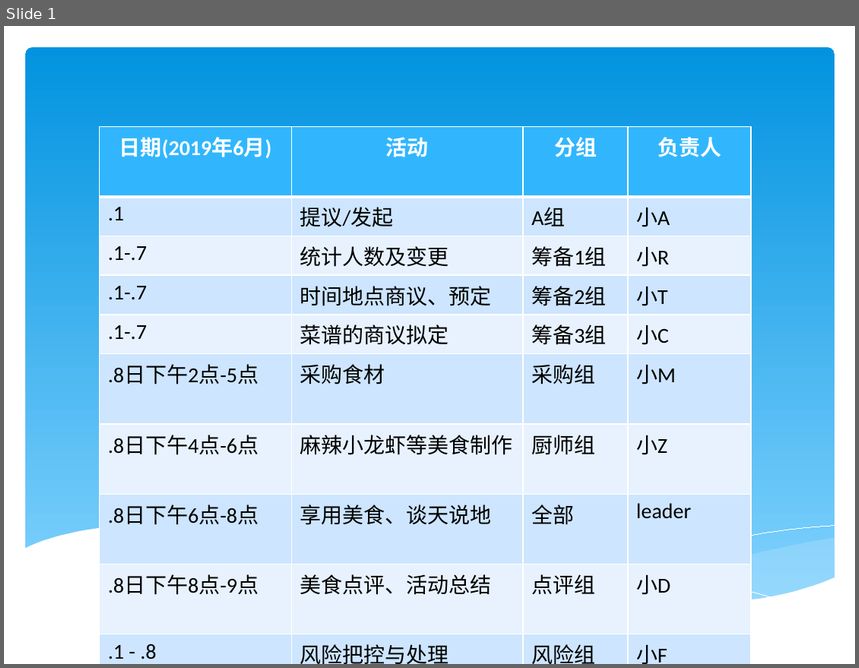
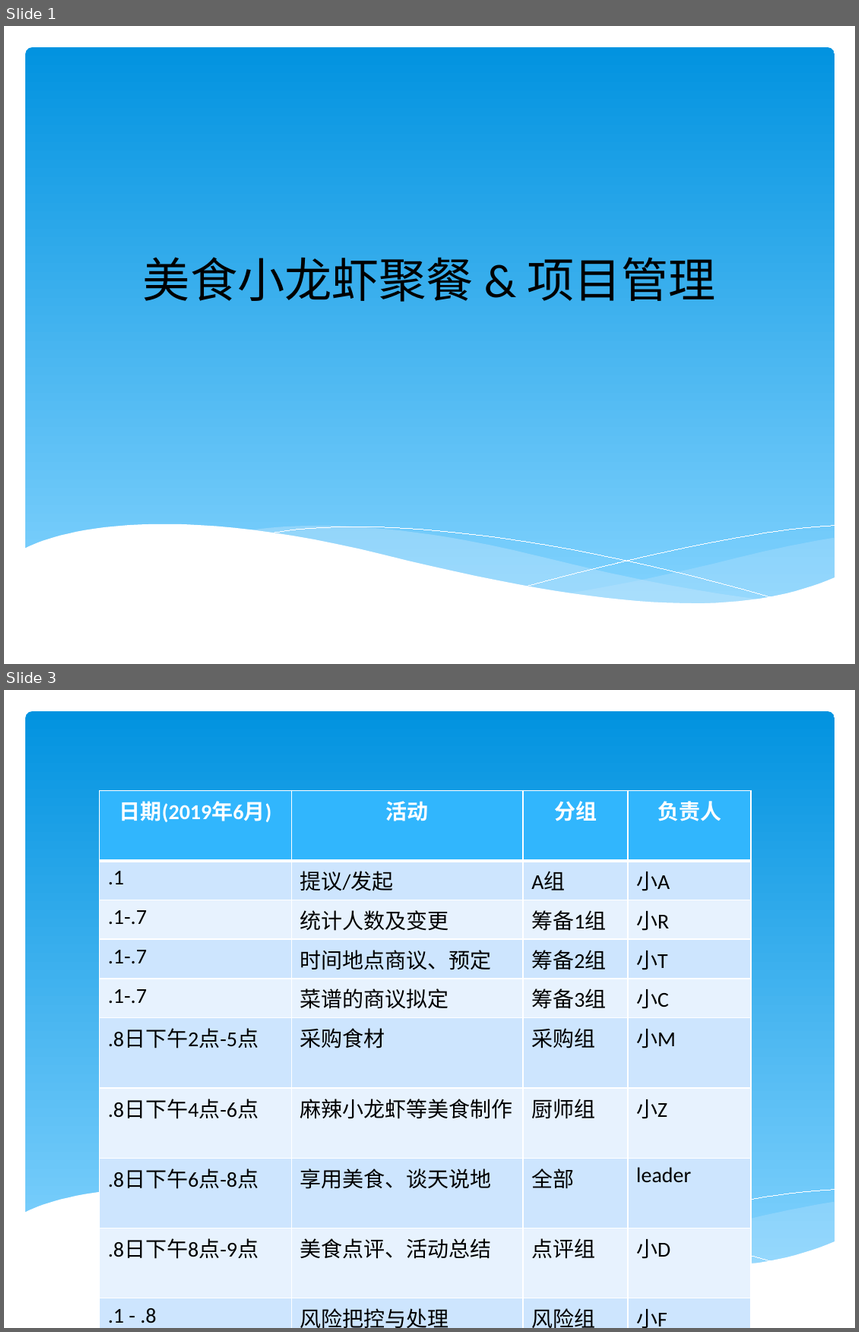
Before and after one commit to itwyhuaing/ProjectM, a slide deck: HaiNaBian_PM知识分享/PPT/PPT_V4/PPT_V41.pptx. Shown one above the other, each under a label of ours: slide 1 before the commit, slides 1 and 3 after it; the slides between them are not shown. The pictures are 859x668 and 859x1332 pixels, drawn with LibreOffice and Linux fonts; fonts in the diff are those of the drawing. Boxes give left, top, right and bottom in pixels: in the first picture for what was removed or moved away, otherwise in the second. Text is boxed around its words. In the diff, an @@ line names an element or a change of style, - is before the commit and + after.

```diff
--- a/HaiNaBian_PM知识分享/PPT/PPT_V4/PPT_V41.pptx
+++ b/HaiNaBian_PM知识分享/PPT/PPT_V4/PPT_V41.pptx
@@ slide 1 added at box(4, 26, 855, 664), background #FFFFFF; not listed: 6 template elements that a slide beside it also shows @@
@@ text added at box(143, 257, 716, 302), 40 pt, text #000000 @@
+美食小龙虾聚餐 & 项目管理
@@ what was slide 1 is now slide 3 @@
```
Also in this commit, not shown: 1 slide changed, 1 other slide added, 1 slide removed.
